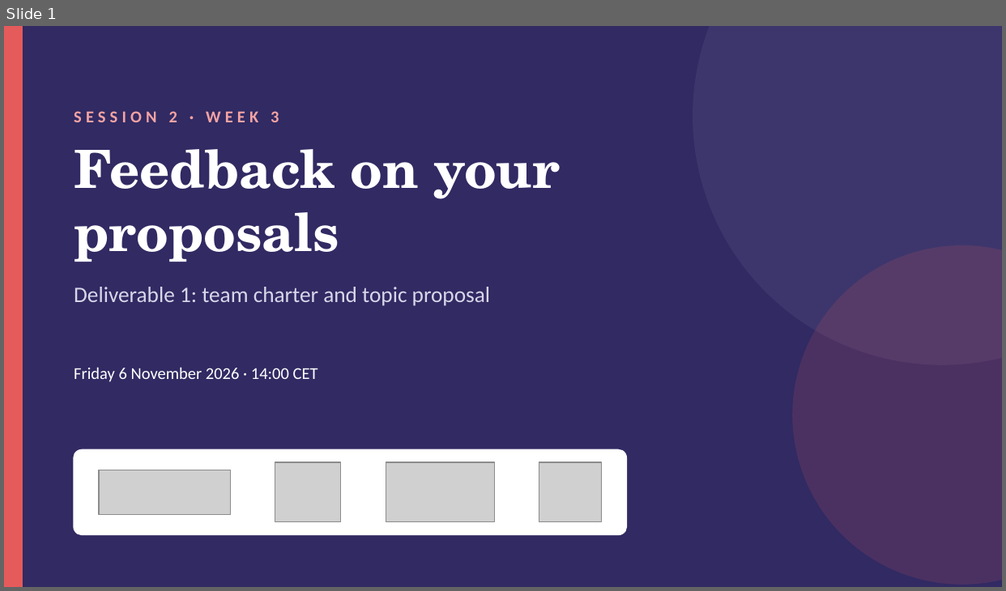
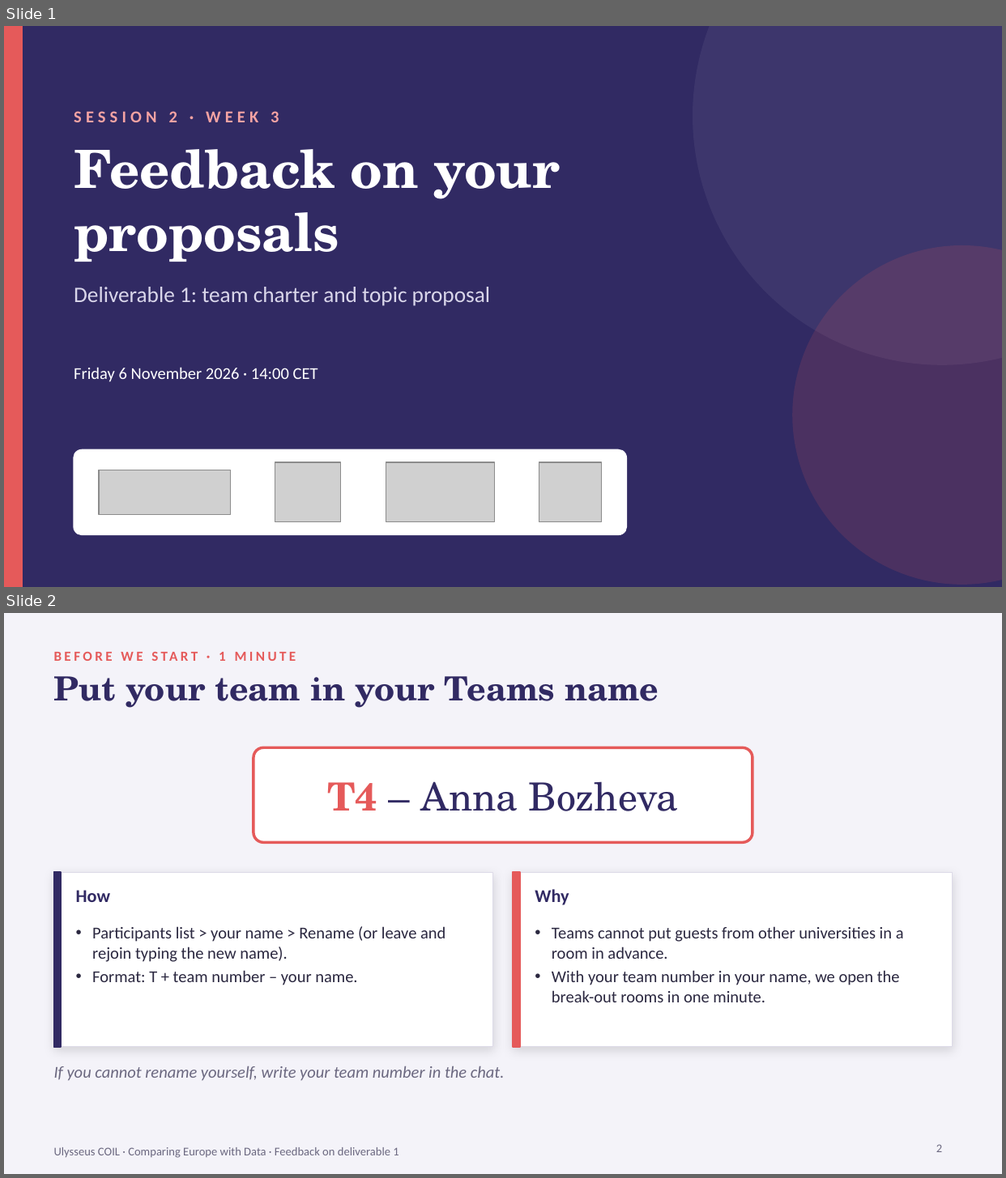
Before and after one commit to coil-europe/coil-europe.github.io, a slide deck: docs/slides/COIL_2_feedback_deliverable1.pptx. Shown one above the other, each under a label of ours: slide 1 before the commit, slides 1 and 2 after it. The pictures are 1006x591 and 1006x1178 pixels, drawn with LibreOffice and Linux fonts; fonts in the diff are those of the drawing; grey boxes stand for pictures. Boxes give left, top, right and bottom in pixels: in the first picture for what was removed or moved away, otherwise in the second. Text is boxed around its words. In the diff, an @@ line names an element or a change of style, - is before the commit and + after.

```diff
--- a/docs/slides/COIL_2_feedback_deliverable1.pptx
+++ b/docs/slides/COIL_2_feedback_deliverable1.pptx
@@ slide 2 added at (x1=4, y1=613, x2=1002, y2=1174), background #F4F3F9 @@
@@ text added at (x1=219, y1=652, x2=226, y2=661), 10 pt, text #E55A5A, bold @@
+BEFORE WE START · 1 MINUTE
@@ text added at (x1=54, y1=676, x2=658, y2=708), 24 pt, text #312A63, bold @@
+Put your team in your Teams name
@@ rounded rectangle added at (x1=253, y1=747, x2=752, y2=842), fill #FFFFFF, outline #E55A5A 2 pt @@
@@ text added at (x1=327, y1=781, x2=678, y2=811), 28 pt, text #312A63 @@
+T4 – Anna Bozheva
@@ rectangle added at (x1=54, y1=872, x2=493, y2=1047), fill #FFFFFF, outline #DDDAE8 0.75 pt @@
@@ rectangle added at (x1=54, y1=872, x2=61, y2=1047), fill #312A63, outline #312A63 1 pt @@
@@ rectangle added at (x1=513, y1=872, x2=952, y2=1047), fill #FFFFFF, outline #DDDAE8 0.75 pt @@
@@ rectangle added at (x1=513, y1=872, x2=520, y2=1047), fill #E55A5A, outline #E55A5A 1 pt @@
@@ text added at (x1=76, y1=890, x2=110, y2=902), 13 pt, text #312A63, bold @@
+How
@@ text added at (x1=535, y1=889, x2=569, y2=905), 13 pt, text #312A63, bold @@
+Why
@@ text added at (x1=92, y1=926, x2=445, y2=986), 12 pt, text #2B2840 @@
+• Participants list > your name > Rename (or leave and rejoin typing the new name).
+• Format: T + team number – your name.
@@ text added at (x1=552, y1=926, x2=904, y2=1003), 12 pt, text #2B2840 @@
+• Teams cannot put guests from other universities in a room in advance.
+• With your team number in your name, we open the break-out rooms in one minute.
@@ text added at (x1=54, y1=1067, x2=505, y2=1081), 12 pt, text #6B6880, italic @@
+If you cannot rename yourself, write your team number in the chat.
@@ page number added at (x1=936, y1=1144, x2=942, y2=1152), 8.5 pt, text #6B6880 @@
+2
@@ text added at (x1=54, y1=1148, x2=398, y2=1158), 8.5 pt, text #6B6880 @@
+Ulysseus COIL · Comparing Europe with Data · Feedback on deliverable 1
```
Also in this commit, not shown: 1 other file.
